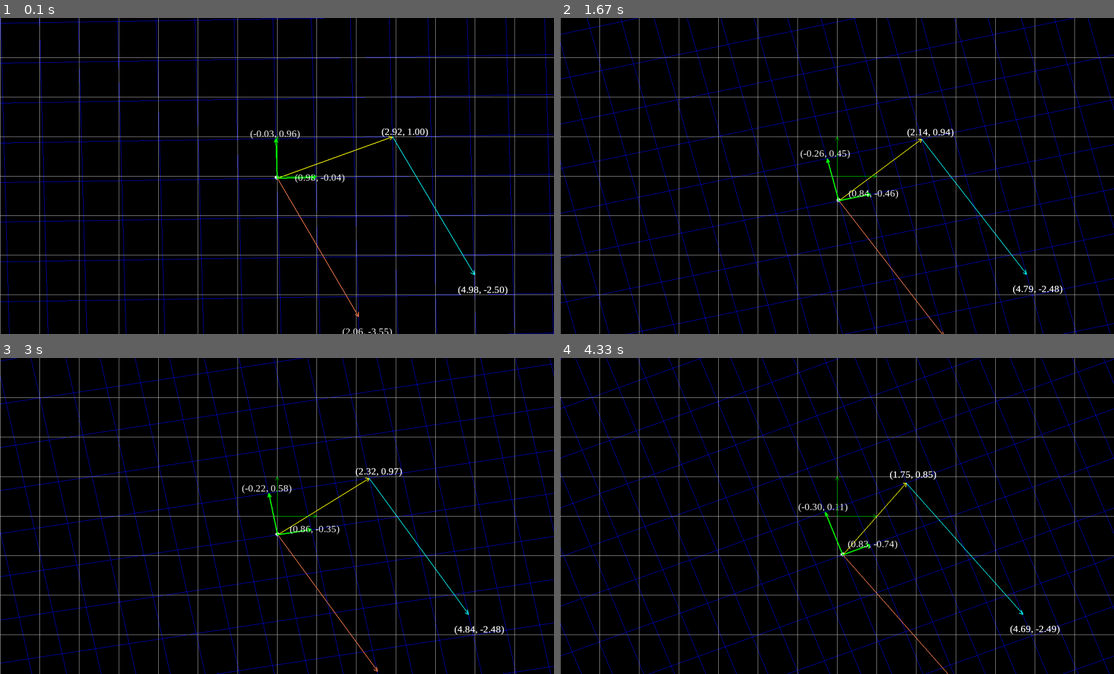
Above: before the commit, frames 1-4 (two rows, left to right).
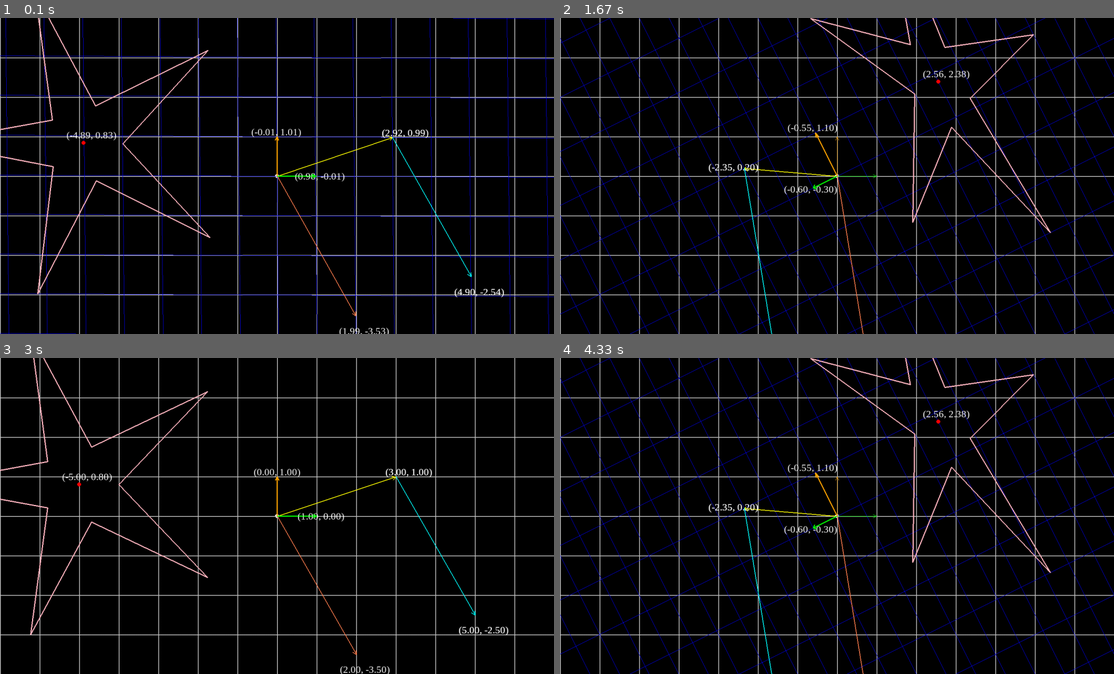
Above: after the commit, the same moments.

Repository: benzimraaa/Linear-Algebra-Simulator
Game: pygame game, started from LinearSpace.py
Two runs of this game, one before a commit and one after it. Both use one fixed random seed, a clock stepped at 60 frames per second and the inputs below.
Inputs:
- Up to frame 1 (0.1 s): no input
- Up to frame 2 (1.67 s): hold Right 0.33-0.8 s; hold Up 0.83-1.13 s
- Up to frame 3 (3 s): hold Left 1.67-2.2 s; hold Down 2.23-2.53 s
- Up to frame 4 (4.33 s): hold Up 3-3.37 s; hold Right 3.4-4.03 s; hold Down from 4.07 s (still down)

The runs differ from the first frame. In frame 1, 13% of the frame differs, in the area x 0-100%, y 0-100%; in frame 2, 15%; in frame 3, 11%; in frame 4, 15%.

Commit message:
added a star

Diff:
--- a/Circle.py
+++ b/Circle.py
@@ -11,14 +11,7 @@
     def draw(self, screen, color, width=0):
         center = math_to_pixel(self.center_trans)
         if check_boundaries(center):
-            try:
-                pygame.draw.circle(screen, color, center, self.radius, width=width)
-            except Exception as e:
-                print("Center: ",center)
-                raise e
-        else:
-            print('circle out of bound')
-            print(center)
+            pygame.draw.circle(screen, color, center, self.radius, width=width)
 
     def transform(self, transform_matrix):
         self.center_trans = transform_matrix.dot(self.center)
--- a/LinearSpace.py
+++ b/LinearSpace.py
@@ -1,6 +1,7 @@
 from functools import partial
 import pygame
 import sys
+from Star import Star
 from pygame_draw_utils import *
 from Grid import *
 from vector import *
@@ -37,12 +38,14 @@
 vec2 = Vector(200, -350, start=vec1.end)
 vec2_o = Vector(200, -350)
 circle = Circle(100,(-50, 100))
+star = Star(5, 400, 100, (-500, 80))
 
 
 
 # trans_mat = Rotation(np.pi/2)
 # trans_mat = Scaling(-1.2, 1.1)
-trans_mat = Shear(-0.5, 0.5)*Scaling(0.6, 1.1)*Translation(-50, -100)
+trans_mat = Shear(-0.5, 0.5)*Scaling(-0.6, 1.1)
+# *Translation(-50, -100)
 # print("-"*20,'\n'*3)
 # print_colored_matrix(trans_mat.get_eigenvectors())
 # print("-"*20,'\n'*3)
@@ -58,13 +61,15 @@
 # e_vec = Vector(eigen_vec[0], eigen_vec[1])
 
 objects = [origin, grid,
-           vec_i, vec_j, vec1, vec2, vec2_o, circle,
+           vec_i, vec_j, vec1, vec2, vec2_o, circle,star,
             #  e_vec
              ]
 
 # Main game loop
 running = True
 i = 0
+fix = False
+show_trans_grid = True
 while running:
     for event in pygame.event.get():
         if event.type == pygame.QUIT:
@@ -72,6 +77,13 @@
         if event.type == pygame.KEYDOWN:
             if event.key == pygame.K_LEFT:
                 i = 0
+                fix = True
+            if event.key == pygame.K_RIGHT:
+                i = 1
+            if event.key == pygame.K_UP:
+                fix = False
+            if event.key == pygame.K_DOWN:
+                show_trans_grid = not show_trans_grid
 
     # Clear the screen
     screen.fill(black)
@@ -88,8 +100,9 @@
 
 
     # draw axes
-    grid.draw(screen, width=1)
-    grid_fix.draw(screen, width=1)
+    grid_fix.draw(screen, width=2)
+    if show_trans_grid:
+        grid.draw(screen, width=1)
 
 
 
@@ -106,8 +119,10 @@
     vec_i.draw(screen, colors.green, width=3)
     vec_i.draw_fixed(screen, colors.green, width=1)
 
-    vec_j.draw(screen, colors.green, width=3)
-    vec_j.draw_fixed(screen, colors.green, width=1)
+    vec_j.draw(screen, colors.orange, width=3)
+    vec_j.draw_fixed(screen, colors.orange, width=1)
+
+    star.draw(screen, colors.pink, width=3)
     # circle.draw(screen, colors.green, width=1)
 
     # e_vec.draw(screen, colors.gold, width=5)
@@ -117,8 +132,9 @@
 
     # Update the display
     pygame.display.flip()
-    i += 0.005
-    i = min(i, 1)
+    if not fix:
+        i += 0.005
+        i = min(i, 1)
 
 # Quit Pygame
 pygame.quit()
--- /dev/null
+++ b/Star.py
@@ -0,0 +1,53 @@
+from Circle import Circle
+from pygame_draw_utils import *
+import numpy as np
+import colors
+
+
+class Star:
+
+    def __init__(self, vertices, inner_radius, outer_radius, center=(0,0)):
+        self.vertices = vertices
+        self.inner_radius = inner_radius
+        self.outer_radius = outer_radius
+        self.center = center
+        self.center_trans = Circle(5, center)
+
+        self.points = self.get_points()
+        self.points_trans = self.points.copy()
+
+    def get_points(self):
+        angle = np.pi / self.vertices
+        points = []
+        for i in range(self.vertices * 2):
+            radius = self.outer_radius if i % 2 == 0 else self.inner_radius
+            x = radius * np.cos(i * angle) + self.center[0]
+            y = radius * np.sin(i * angle) + self.center[1]
+            points.append((x, y))
+        return points
+
+
+    def draw(self, screen, color, width=0):
+        model = self.points_trans
+        for i in range(len(model)):
+            x,y = model[(i+1)%len(model)]
+            draw_line(screen, color, model[i], (x, y), width=width)
+            if self.vertices < 4:
+                draw_text(screen, f'({x/100:.2f}, {y/100:.2f})', model[i], (x,y))
+
+        self.center_trans.draw(screen, color=colors.red,width=0)
+        x, y = self.center_trans.center_trans
+        draw_text(screen,  f'({x/100:.2f}, {y/100:.2f})', (x+20,y+20), (x+20,y+20))
+
+
+    def draw_fixed(self, screen, color, width=0):
+        model = self.points
+        for i in range(len(model)):
+            x,y = model[(i+1)%len(model)]
+            draw_line(screen, color, model[i], (x, y), width=width)
+
+
+    def transform(self, transform_matrix):
+        for i in range(len(self.points)):
+            self.points_trans[i] = transform_matrix.dot(self.points[i])
+        self.center_trans.transform(transform_matrix)
--- a/Transformation.py
+++ b/Transformation.py
@@ -2,6 +2,7 @@
 
 import numpy as np
 import scipy
+from Star import Star
 from vector import Vector
 from Grid import Grid
 from Circle import Circle
@@ -30,10 +31,10 @@
 
     def __call__(self, vector, t):
         """Rotate a Vector object."""
-        if isinstance(vector, (Vector, Grid, Circle)):
+        if isinstance(vector, (Vector, Grid, Circle , Star)):
             vector.transform(self.get_transformation(t))
         else:
-            raise NotImplementedError("Rotation of {} is not implemented.".format(type(vector)))
+            raise NotImplementedError("Transformation of {} is not implemented.".format(type(vector)))
 
     def get_transformation(self, t):
         """M(t) = exp(t * ln(M))"""
